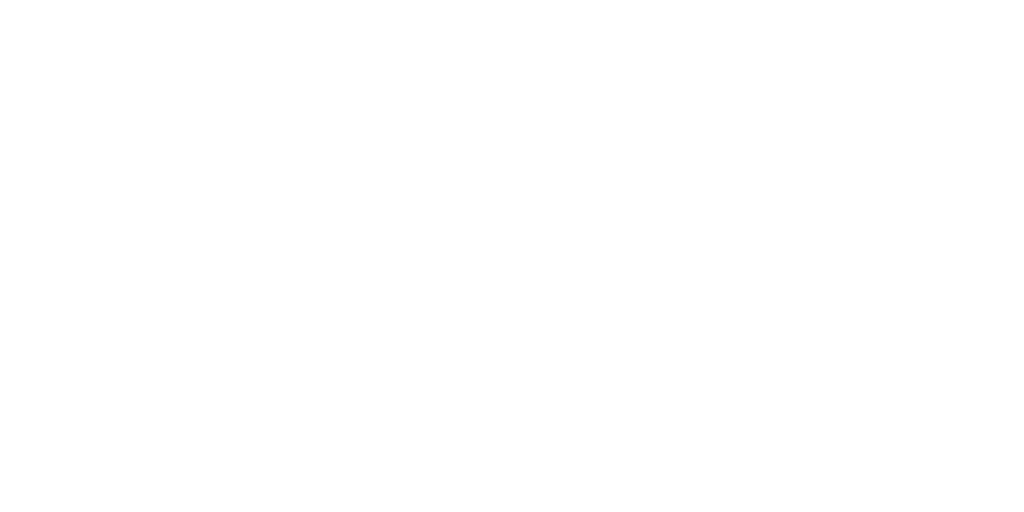
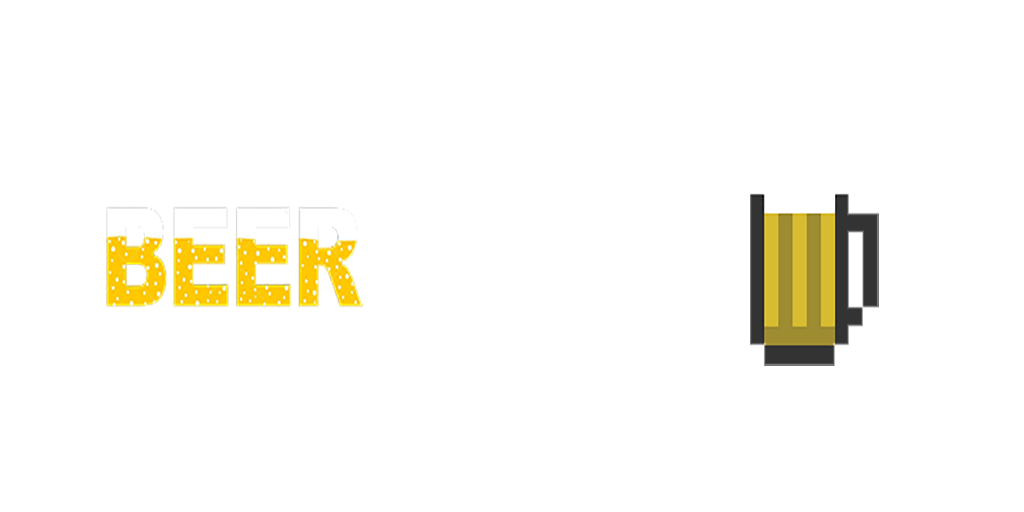
The second 1024 × 512 image is a revision of the first. Changes to its layers:
renamed "Meet us at the Partner Showcase" to "MEET US AT THE PARTNER SHOWCASE", hid it, painted on it over [750, 193, 879, 366]
renamed "4:45 PM -7 PM Wednesday" to "4:45 PM TO 7 PM WEDNESDAY", hid it, painted on it over [106, 206, 363, 308]
showed "Layer 16" (2nd of 2), painted on it over [106, 206, 363, 308]
showed group "Right" (2nd of 2) (15 layers) over [750, 193, 879, 366]
showed group "Left" (2nd of 2) (14 layers) over [106, 206, 277, 308]
